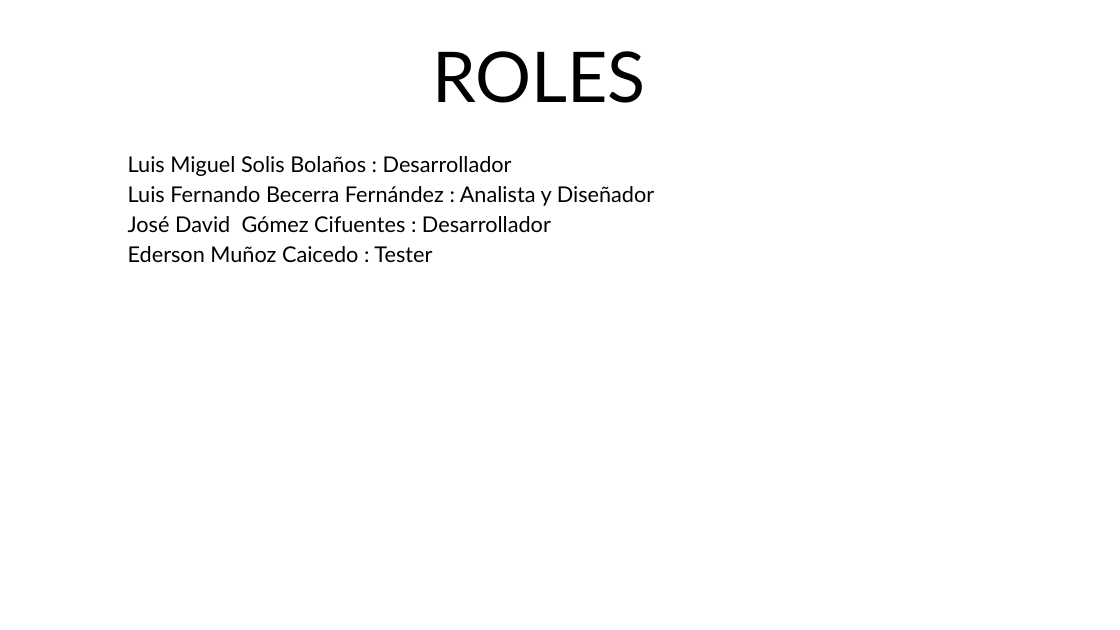
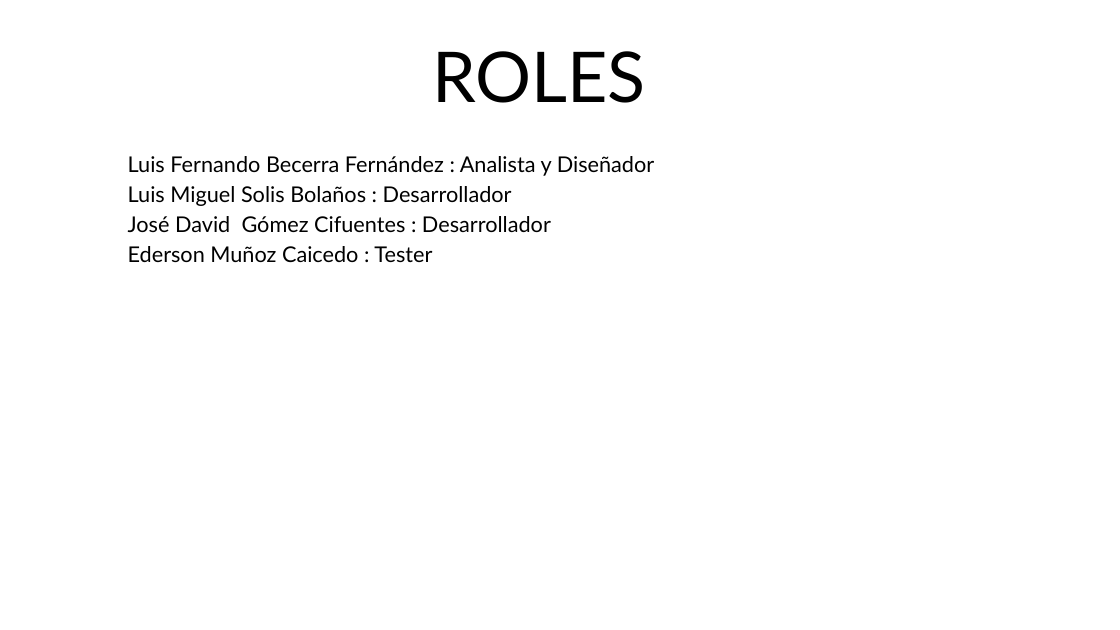
Before and after one commit to EdersonMunoz/PaginaWeb_Joyeria_Eden, a slide deck: slide 5 of PresentacionProyecto(JoyeriaEdén).pptx. Drawn at 1120x630 pixels with LibreOffice and Linux fonts; fonts in the diff are those of the drawing. Boxes give left, top, right and bottom in pixels: in the first picture for what was removed or moved away, otherwise in the second. Text is boxed around its words. In the diff, an @@ line names an element or a change of style, - is before the commit and + after.

```diff
--- a/PresentacionProyecto(JoyeriaEdén).pptx
+++ b/PresentacionProyecto(JoyeriaEdén).pptx
@@ subtitle at box(128, 156, 655, 176): paragraph added @@
+Luis Fernando Becerra Fernández : Analista y Diseñador
@@ subtitle at box(128, 186, 655, 206): paragraph removed @@
-Luis Fernando Becerra Fernández : Analista y Diseñador
```
Also in this commit, not shown: 1 other file.
